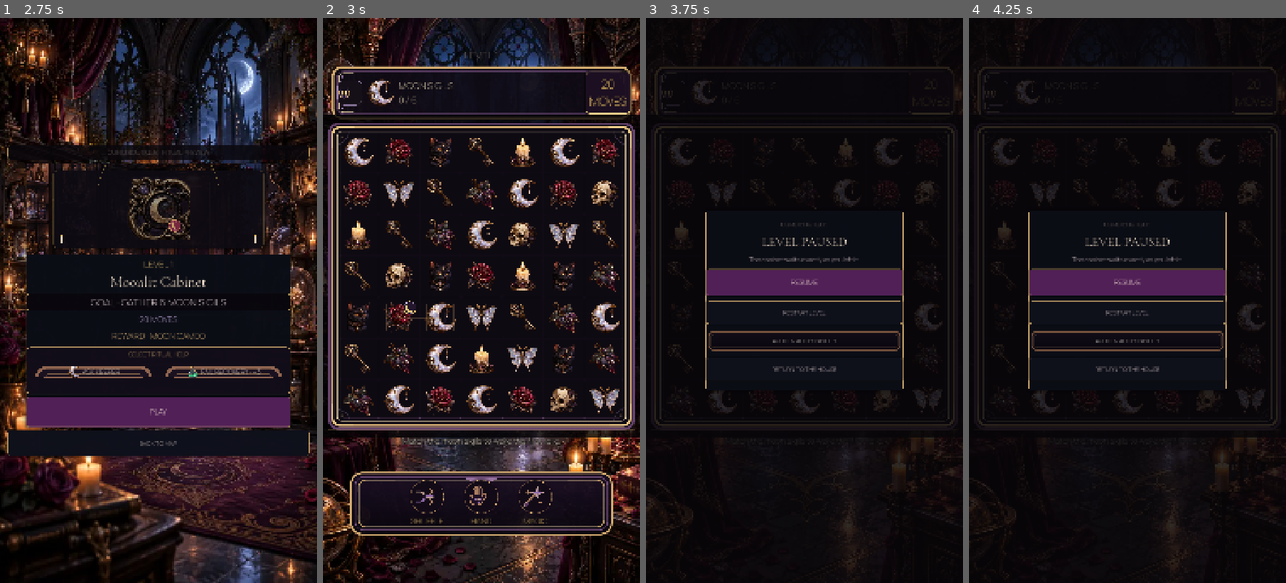
Above: before the commit, frames 1-4 (left to right).
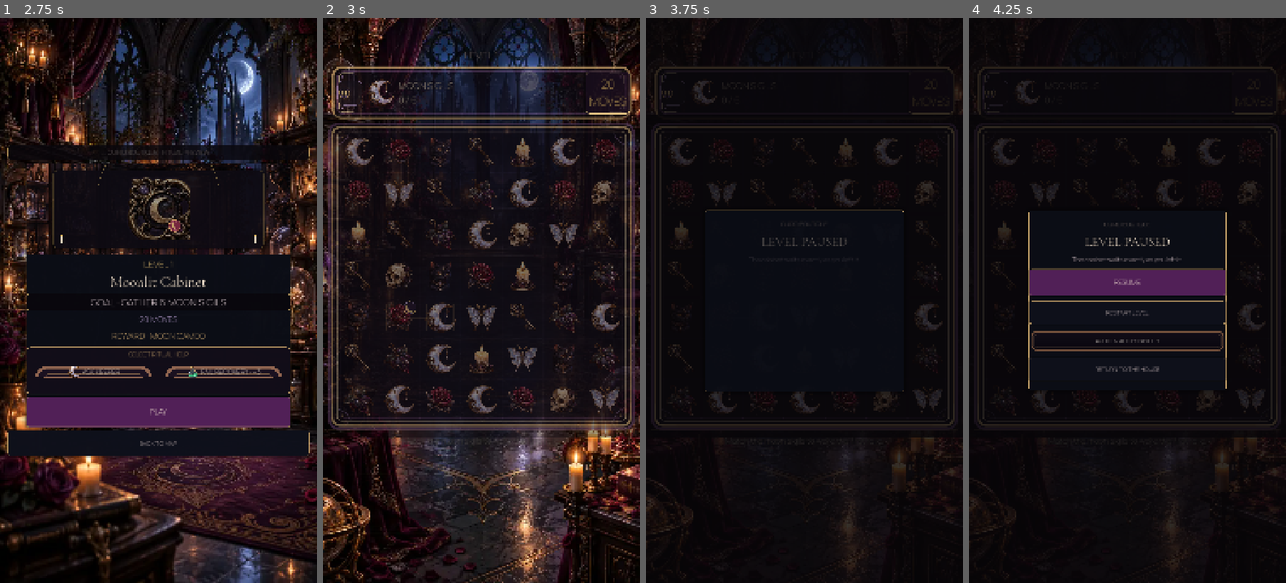
Above: after the commit, the same moments.

Repository: Jay-prodesign/akilta-match3
Game: Godot game, scene res://src/app/app_bootstrap.tscn
Two runs of this game, one before a commit and one after it. Both use one fixed random seed, a clock stepped at 60 frames per second and the inputs below.
Inputs (mouse positions are in pixels of both pictures, inside the frame that each line leads up to):
- Up to frame 1 (2.75 s): click "ENTER THE HOUSE" at 0.5 s; click "PLAY LEVEL 1" at 1.25 s; click "1" at 2 s
- Up to frame 2 (3 s): click "PLAY" at 2.75 s
- Up to frame 3 (3.75 s): click (671, 91) at 3.5 s
- Up to frame 4 (4.25 s): no input

Frame 1 is identical in both runs. In frame 2, 21% of the frame differs, in the area x 0-100%, y 8-92%; in frame 3, 4.7%; in frame 4, nothing differs.

Commit message:
Add tactile gameplay interactions and choreographed modal motion

Diff:
--- a/src/ui/gameplay/gameplay_screen.gd
+++ b/src/ui/gameplay/gameplay_screen.gd
@@ -93,6 +93,9 @@
 var _result_transition_kind: String = ""
 var _result_transition_active: bool = false
 var _result_transition_tween: Tween
+var _pause_transition_tween: Tween
+var _gameplay_intro_tween: Tween
+var _pause_closing := false
 const LOW_MOVE_WARNING_THRESHOLD := 3
 const LAST_MOVE_THRESHOLD := 1
 
@@ -159,7 +162,7 @@
 	return GUIDED_HINT_DELAY_SECONDS if _consecutive_failures >= 3 else AUTO_HINT_DELAY_SECONDS
 
 func _ready() -> void:
-	ProductionChrome.apply_primary($PauseOverlay/Card)
+	ProductionChrome.apply_gameplay_pause_modal($PauseOverlay/Card)
 	ProductionChrome.apply_primary($ResultOverlay/Card)
 	$ResourceBar.add_theme_stylebox_override("panel", StyleBoxEmpty.new())
 	$ResourceBar.set_meta("production_chrome_kind", "gameplay_resource_cluster")
@@ -215,10 +218,146 @@
 	pause_retry.pressed.connect(_on_pause_retry)
 	pause_settings.pressed.connect(func(): settings_requested.emit())
 	pause_exit.pressed.connect(_on_pause_exit)
+	_wire_tactile_button(pause_button, "pause")
+	_wire_tactile_button(pause_resume, "resume")
+	_wire_tactile_button(pause_retry, "restart")
+	_wire_tactile_button(pause_settings, "settings")
+	_wire_tactile_button(pause_exit, "exit")
+	_wire_tactile_button(result_recovery_action, "recovery")
+	_wire_tactile_button(result_action, "continue")
 	pause_overlay.visible = false
 	result_overlay.visible = false
 	if FileAccess.file_exists(default_level_path):
 		load_level_path(default_level_path, default_seed)
+	call_deferred("_play_gameplay_intro")
+
+func _wire_tactile_button(button: Button, feedback_kind: String) -> void:
+	if button == null:
+		return
+	button.button_down.connect(func(): _press_tactile_button(button, feedback_kind))
+	button.button_up.connect(func(): _release_tactile_button(button))
+	button.mouse_exited.connect(func(): _release_tactile_button(button))
+
+func _press_tactile_button(button: Button, feedback_kind: String) -> void:
+	if button == null or button.disabled:
+		return
+	button.pivot_offset = button.size * 0.5
+	haptics.request_ui()
+	feedback_requested.emit("ui_" + feedback_kind)
+	button.modulate = Color(1.05, 1.02, 1.07, 1.0)
+	var tween := create_tween()
+	tween.set_trans(Tween.TRANS_QUAD).set_ease(Tween.EASE_OUT)
+	tween.tween_property(button, "scale", Vector2(0.945, 0.945), 0.065)
+
+func _release_tactile_button(button: Button) -> void:
+	if button == null:
+		return
+	button.pivot_offset = button.size * 0.5
+	var tween := create_tween()
+	tween.set_parallel(true)
+	tween.tween_property(button, "scale", Vector2.ONE, 0.14).set_trans(Tween.TRANS_BACK).set_ease(Tween.EASE_OUT)
+	tween.tween_property(button, "modulate", Color.WHITE, 0.12).set_trans(Tween.TRANS_QUAD).set_ease(Tween.EASE_OUT)
+
+func _play_gameplay_intro() -> void:
+	if _reduced_motion:
+		return
+	if _gameplay_intro_tween != null and _gameplay_intro_tween.is_valid():
+		_gameplay_intro_tween.kill()
+	var reveal_nodes: Array[Control] = [eyebrow_label, $Layout/HUDPlate, board_view, hint_label, _booster_tray]
+	_gameplay_intro_tween = create_tween()
+	_gameplay_intro_tween.set_parallel(true)
+	for index in range(reveal_nodes.size()):
+		var node := reveal_nodes[index]
+		if node == null:
+			continue
+		node.pivot_offset = node.size * 0.5
+		node.modulate = Color(1, 1, 1, 0)
+		node.scale = Vector2(0.97, 0.97) if node == board_view else Vector2(0.985, 0.985)
+		var delay := float(index) * 0.045
+		_gameplay_intro_tween.tween_property(node, "modulate", Color.WHITE, 0.20).set_delay(delay)
+		_gameplay_intro_tween.tween_property(node, "scale", Vector2.ONE, 0.28).set_delay(delay).set_trans(Tween.TRANS_BACK).set_ease(Tween.EASE_OUT)
+
+func _play_pause_open() -> void:
+	if _pause_transition_tween != null and _pause_transition_tween.is_valid():
+		_pause_transition_tween.kill()
+	var card := pause_overlay.get_node_or_null("Card") as Control
+	var dim := pause_overlay.get_node_or_null("Dim") as CanvasItem
+	if card == null:
+		return
+	card.pivot_offset = card.size * 0.5
+	var rest_position := card.position
+	card.set_meta("pause_rest_position", rest_position)
+	if _reduced_motion:
+		card.scale = Vector2.ONE
+		card.modulate = Color.WHITE
+		if dim != null:
+			dim.modulate = Color.WHITE
+		return
+	card.position = rest_position + Vector2(0, 34)
+	card.scale = Vector2(0.91, 0.91)
+	card.modulate = Color(1, 1, 1, 0)
+	if dim != null:
+		dim.modulate = Color(1, 1, 1, 0)
+	var content := card.get_node_or_null("Content") as Control
+	var reveal_items: Array[CanvasItem] = []
+	if content != null:
+		for child in content.get_children():
+			if child is CanvasItem:
+				(child as CanvasItem).modulate = Color(1, 1, 1, 0)
+				reveal_items.append(child as CanvasItem)
+	_pause_transition_tween = create_tween()
+	_pause_transition_tween.set_parallel(true)
+	if dim != null:
+		_pause_transition_tween.tween_property(dim, "modulate", Color.WHITE, 0.22).set_trans(Tween.TRANS_QUAD).set_ease(Tween.EASE_OUT)
+	_pause_transition_tween.tween_property(card, "position", rest_position, 0.30).set_trans(Tween.TRANS_CUBIC).set_ease(Tween.EASE_OUT)
+	_pause_transition_tween.tween_property(card, "scale", Vector2.ONE, 0.34).set_trans(Tween.TRANS_BACK).set_ease(Tween.EASE_OUT)
+	_pause_transition_tween.tween_property(card, "modulate", Color.WHITE, 0.20)
+	for index in range(reveal_items.size()):
+		_pause_transition_tween.tween_property(reveal_items[index], "modulate", Color.WHITE, 0.15).set_delay(0.08 + float(index) * 0.035)
+
+func _begin_pause_close(after: Callable) -> void:
+	if _pause_closing:
+		return
+	_pause_closing = true
+	pause_overlay.mouse_filter = Control.MOUSE_FILTER_IGNORE
+	if _pause_transition_tween != null and _pause_transition_tween.is_valid():
+		_pause_transition_tween.kill()
+	var card := pause_overlay.get_node_or_null("Card") as Control
+	var dim := pause_overlay.get_node_or_null("Dim") as CanvasItem
+	if card == null or _reduced_motion:
+		_finish_pause_close(after)
+		return
+	var rest_position: Vector2 = card.get_meta("pause_rest_position", card.position)
+	_pause_transition_tween = create_tween()
+	_pause_transition_tween.set_parallel(true)
+	_pause_transition_tween.tween_property(card, "position", rest_position + Vector2(0, 24), 0.16).set_trans(Tween.TRANS_QUAD).set_ease(Tween.EASE_IN)
+	_pause_transition_tween.tween_property(card, "scale", Vector2(0.96, 0.96), 0.16).set_trans(Tween.TRANS_QUAD).set_ease(Tween.EASE_IN)
+	_pause_transition_tween.tween_property(card, "modulate", Color(1, 1, 1, 0), 0.14)
+	if dim != null:
+		_pause_transition_tween.tween_property(dim, "modulate", Color(1, 1, 1, 0), 0.16)
+	_pause_transition_tween.finished.connect(func(): _finish_pause_close(after))
+
+func _finish_pause_close(after: Callable) -> void:
+	pause_overlay.visible = false
+	pause_overlay.mouse_filter = Control.MOUSE_FILTER_STOP
+	_pause_closing = false
+	var card := pause_overlay.get_node_or_null("Card") as Control
+	var dim := pause_overlay.get_node_or_null("Dim") as CanvasItem
+	if card != null:
+		card.scale = Vector2.ONE
+		card.modulate = Color.WHITE
+		card.position = card.get_meta("pause_rest_position", card.position)
+		var content := card.get_node_or_null("Content") as Control
+		if content != null:
+			for child in content.get_children():
+				if child is CanvasItem:
+					(child as CanvasItem).modulate = Color.WHITE
+	if dim != null:
+		dim.modulate = Color.WHITE
+	if _booster_tray != null:
+		_booster_tray.visible = true
+	if after.is_valid():
+		after.call()
 
 func set_player_resources(lives: int, coins: int, gems: int) -> void:
 	_player_lives = clampi(lives, 0, 5)
@@ -358,36 +497,35 @@
 		return false
 	if board_view.has_method("is_motion_active") and bool(board_view.is_motion_active()):
 		return false
+	_pause_closing = false
 	pause_overlay.visible = true
+	pause_overlay.mouse_filter = Control.MOUSE_FILTER_STOP
 	if _booster_tray != null:
 		_booster_tray.visible = false
+	_play_pause_open()
 	return true
 
 func resume_level() -> bool:
 	if not pause_overlay.visible:
 		return false
-	pause_overlay.visible = false
 	_idle_hint_seconds = 0.0
-	if _booster_tray != null:
-		_booster_tray.visible = true
+	_begin_pause_close(Callable())
 	return true
 
 func _on_pause_retry() -> void:
 	if not pause_overlay.visible:
 		return
-	pause_overlay.visible = false
-	retry_current_level()
+	_begin_pause_close(Callable(self, "retry_current_level"))
 
 func _on_pause_exit() -> void:
 	if not pause_overlay.visible:
 		return
-	pause_overlay.visible = false
-	level_exit_requested.emit()
+	_begin_pause_close(func(): level_exit_requested.emit())
 
 func attempt_swap(from: Vector2i, to: Vector2i):
 	_idle_hint_seconds = 0.0
 	_last_objective_delta = 0
-	if board_state == null or result_overlay.visible or pause_overlay.visible:
+	if board_state == null or result_overlay.visible or (pause_overlay.visible and not _pause_closing):
 		return null
 	if board_view.has_method("is_motion_active") and bool(board_view.is_motion_active()):
 		return null
@@ -915,6 +1053,8 @@
 		_result_transition_active = false
 		return
 	card.pivot_offset = card.size * 0.5
+	var rest_position := card.position
+	card.set_meta("result_rest_position", rest_position)
 	card.scale = Vector2.ONE
 	card.modulate = Color.WHITE
 	if dim != null:
@@ -923,17 +1063,27 @@
 		_result_transition_active = false
 		return
 	_result_transition_active = true
-	card.scale = Vector2(0.985, 0.985)
-	card.modulate = Color(1, 1, 1, 0.94)
+	card.position = rest_position + Vector2(0, 42)
+	card.scale = Vector2(0.86, 0.86)
+	card.modulate = Color(1, 1, 1, 0)
 	if dim != null:
-		dim.modulate = Color(1, 1, 1, 0.92)
+		dim.modulate = Color(1, 1, 1, 0)
+	var content := card.get_node_or_null("Content") as Control
+	var reveal_items: Array[CanvasItem] = []
+	if content != null:
+		for child in content.get_children():
+			if child is CanvasItem:
+				(child as CanvasItem).modulate = Color(1, 1, 1, 0)
+				reveal_items.append(child as CanvasItem)
 	_result_transition_tween = create_tween()
 	_result_transition_tween.set_parallel(true)
-	_result_transition_tween.set_trans(Tween.TRANS_QUAD).set_ease(Tween.EASE_OUT)
-	_result_transition_tween.tween_property(card, "scale", Vector2.ONE, 0.18)
-	_result_transition_tween.tween_property(card, "modulate", Color.WHITE, 0.18)
 	if dim != null:
-		_result_transition_tween.tween_property(dim, "modulate", Color.WHITE, 0.18)
+		_result_transition_tween.tween_property(dim, "modulate", Color.WHITE, 0.24).set_trans(Tween.TRANS_QUAD).set_ease(Tween.EASE_OUT)
+	_result_transition_tween.tween_property(card, "position", rest_position, 0.36).set_trans(Tween.TRANS_CUBIC).set_ease(Tween.EASE_OUT)
+	_result_transition_tween.tween_property(card, "scale", Vector2.ONE, 0.42).set_trans(Tween.TRANS_BACK).set_ease(Tween.EASE_OUT)
+	_result_transition_tween.tween_property(card, "modulate", Color.WHITE, 0.22)
+	for index in range(reveal_items.size()):
+		_result_transition_tween.tween_property(reveal_items[index], "modulate", Color.WHITE, 0.17).set_delay(0.07 + float(index) * 0.032)
 	_result_transition_tween.finished.connect(func(): _result_transition_active = false)
 
 func _reset_terminal_transition() -> void:
@@ -947,6 +1097,12 @@
 		if card != null:
 			card.scale = Vector2.ONE
 			card.modulate = Color.WHITE
+			card.position = card.get_meta("result_rest_position", card.position)
+			var content := card.get_node_or_null("Content") as Control
+			if content != null:
+				for child in content.get_children():
+					if child is CanvasItem:
+						(child as CanvasItem).modulate = Color.WHITE
 		if dim != null:
 			dim.modulate = Color.WHITE
 
